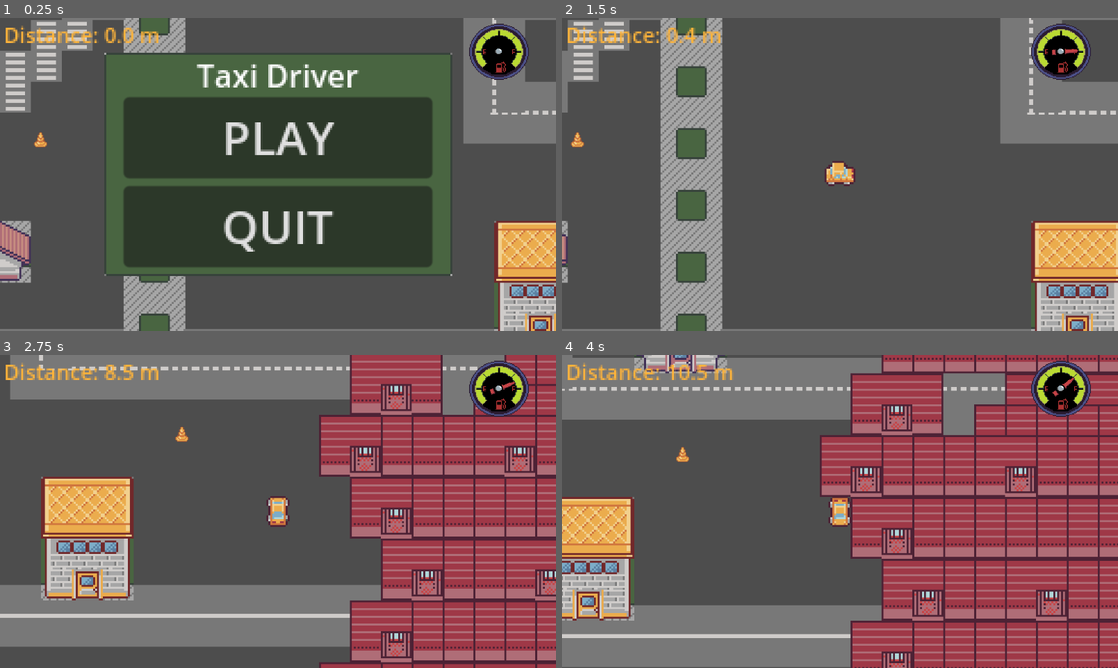
Above: before the commit, frames 1-4 (two rows, left to right).
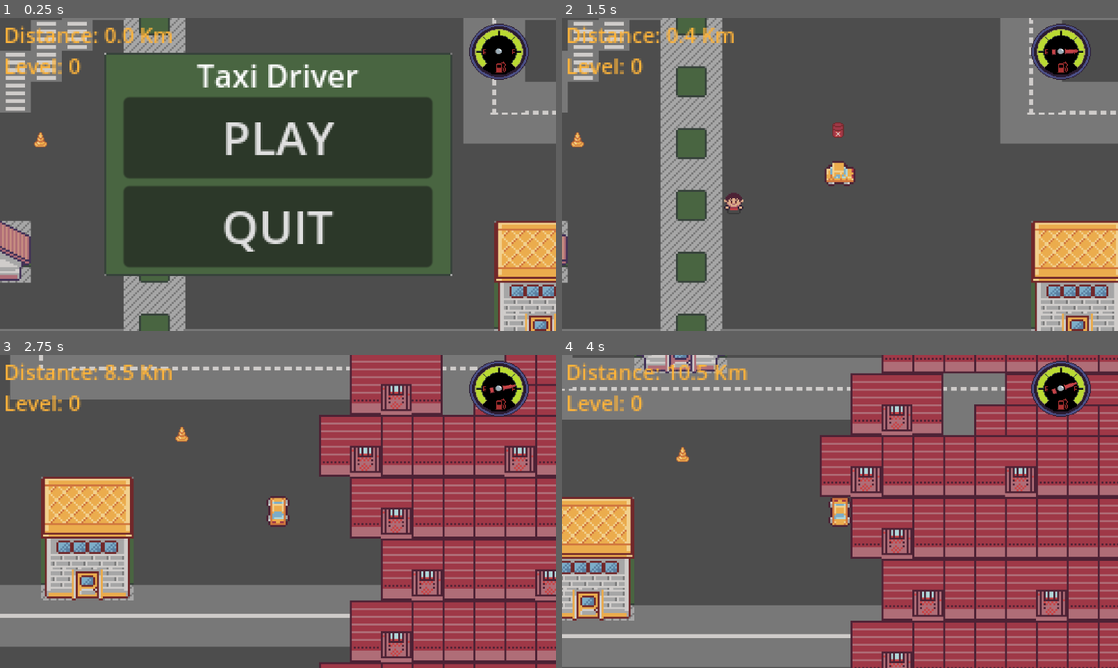
Above: after the commit, the same moments.

Repository: edoardoColi/Spaghetti
Game: Godot game, scene res://scenes/game.tscn
Same seed, same stepped clock (60 frames per second), same inputs: the game is played once before the commit and once after it.
Inputs:
- Up to frame 1 (0.25 s): no input
- Up to frame 2 (1.5 s): click "PLAY" at 0.5 s; tap Enter at 1.25 s; hold Right (ui_right) from 1.28 s (still down)
- Up to frame 3 (2.75 s): release Right (ui_right) at 2.03 s; hold Down (ui_down) from 2.03 s (still down)
- Up to frame 4 (4 s): release Down (ui_down) at 2.78 s; hold Right (ui_right) 2.78-3.53 s; hold Up (ui_up) from 3.53 s (still down)

The runs differ from the first frame. In frame 1, 0.5% of the frame differs, in the area x 1-31%, y 3-18%; in frame 2, 0.7%, in the area x 1-93%, y 3-62%; in frame 3, 0.5%; in frame 4, 0.5%.

Commit message:
consegna gioco con livelli

Diff:
--- /dev/null
+++ b/Piscine/taxi-driver/scenes/arrival.tscn
@@ -0,0 +1,20 @@
+[gd_scene load_steps=3 format=3 uid="uid://v4vsj8y2qnih"]
+
+[ext_resource type="Texture2D" uid="uid://v5lagtte4e1q" path="res://assets/sprites/bandierina.png" id="1_f01bg"]
+
+[sub_resource type="CapsuleShape2D" id="CapsuleShape2D_kx07h"]
+radius = 1.6666666
+height = 24.0
+
+[node name="Area2D" type="Area2D"]
+scale = Vector2(0.6, 0.6)
+collision_mask = 2
+
+[node name="Sprite2D" type="Sprite2D" parent="."]
+position = Vector2(5, -3.3333333)
+scale = Vector2(0.2, 0.2)
+texture = ExtResource("1_f01bg")
+
+[node name="CollisionShape2D" type="CollisionShape2D" parent="."]
+position = Vector2(0, -2)
+shape = SubResource("CapsuleShape2D_kx07h")
--- a/Piscine/taxi-driver/scenes/game.tscn
+++ b/Piscine/taxi-driver/scenes/game.tscn
@@ -6,6 +6,13 @@
 [ext_resource type="PackedScene" uid="uid://bjc4s1w1wsc1g" path="res://scenes/ui.tscn" id="3_u5sy4"]
 [ext_resource type="PackedScene" uid="uid://dtfnpqy4tm1w0" path="res://scenes/obstacle.tscn" id="4_iywne"]
 [ext_resource type="PackedScene" uid="uid://ldtp57sl81t" path="res://scenes/bomb.tscn" id="5_p57ef"]
+[ext_resource type="PackedScene" uid="uid://v4vsj8y2qnih" path="res://scenes/arrival.tscn" id="7_u5sy4"]
+[ext_resource type="PackedScene" uid="uid://chrlf66sn0bq" path="res://scenes/pax1.tscn" id="8_gee14"]
+[ext_resource type="PackedScene" uid="uid://oi3x7omuvcem" path="res://scenes/pax2.tscn" id="9_kvpfn"]
+[ext_resource type="PackedScene" uid="uid://dq0ew83e7rs1h" path="res://scenes/pax3.tscn" id="10_dinhu"]
+[ext_resource type="PackedScene" uid="uid://c8yrur5xlv1o0" path="res://scenes/pax4.tscn" id="11_kvuet"]
+[ext_resource type="Script" uid="uid://ciylviy0hkp6n" path="res://scripts/pax.gd" id="12_dinhu"]
+[ext_resource type="Script" uid="uid://dniw6fwxwm4to" path="res://scripts/arrival.gd" id="13_kvuet"]
 
 [sub_resource type="WorldBoundaryShape2D" id="WorldBoundaryShape2D_uwrxv"]
 distance = 9.0
@@ -89,6 +96,7 @@
 zoom = Vector2(4, 4)
 
 [node name="UI" parent="player/Camera2D" instance=ExtResource("3_u5sy4")]
+z_index = 16
 
 [node name="Screen_Frame" type="StaticBody2D" parent="."]
 
@@ -127,7 +135,7 @@
 rotation = -1.5707964
 
 [node name="Bomb" parent="Obstacles" instance=ExtResource("5_p57ef")]
-position = Vector2(55, -36)
+position = Vector2(-18.999979, -529)
 rotation = 1.5707964
 
 [node name="Obstacle2" parent="Obstacles" instance=ExtResource("4_iywne")]
@@ -147,7 +155,74 @@
 rotation = 1.5707964
 
 [node name="Bomb2" parent="Obstacles" instance=ExtResource("5_p57ef")]
-position = Vector2(-132, -82)
-rotation = 1.5707964
+position = Vector2(23.000015, -288)
+rotation = 1.5707964
+
+[node name="Levels" type="Node2D" parent="."]
+
+[node name="s1" parent="Levels" instance=ExtResource("8_gee14")]
+visible = false
+position = Vector2(-197, -47)
+script = ExtResource("12_dinhu")
+
+[node name="s2" parent="Levels" instance=ExtResource("9_kvpfn")]
+visible = false
+position = Vector2(-86, 145)
+script = ExtResource("12_dinhu")
+
+[node name="s3" parent="Levels" instance=ExtResource("10_dinhu")]
+visible = false
+position = Vector2(7, -87)
+script = ExtResource("12_dinhu")
+
+[node name="s4" parent="Levels" instance=ExtResource("11_kvuet")]
+visible = false
+position = Vector2(162, 35)
+script = ExtResource("12_dinhu")
+
+[node name="s5" parent="Levels" instance=ExtResource("9_kvpfn")]
+visible = false
+position = Vector2(-208, -138)
+script = ExtResource("12_dinhu")
+
+[node name="s6" parent="Levels" instance=ExtResource("8_gee14")]
+visible = false
+position = Vector2(-247, 91)
+script = ExtResource("12_dinhu")
+
+[node name="s7" parent="Levels" instance=ExtResource("11_kvuet")]
+visible = false
+position = Vector2(156, -53)
+script = ExtResource("12_dinhu")
+
+[node name="s8" parent="Levels" instance=ExtResource("10_dinhu")]
+visible = false
+position = Vector2(-42, 15)
+script = ExtResource("12_dinhu")
+
+[node name="casaBL" parent="Levels" instance=ExtResource("7_u5sy4")]
+visible = false
+z_index = 10
+position = Vector2(-152, 60)
+script = ExtResource("13_kvuet")
+
+[node name="casaBR" parent="Levels" instance=ExtResource("7_u5sy4")]
+visible = false
+z_index = 10
+position = Vector2(137, 90)
+script = ExtResource("13_kvuet")
+
+[node name="casaTL" parent="Levels" instance=ExtResource("7_u5sy4")]
+visible = false
+z_index = 10
+position = Vector2(-232, -70)
+script = ExtResource("13_kvuet")
+
+[node name="casaTR" parent="Levels" instance=ExtResource("7_u5sy4")]
+visible = false
+z_index = 10
+position = Vector2(185, -38)
+script = ExtResource("13_kvuet")
 
 [connection signal="distance_changed" from="player" to="player/Camera2D/UI" method="_on_player_distance_changed"]
+[connection signal="level_changed" from="player" to="player/Camera2D/UI" method="_on_player_level_changed"]
--- /dev/null
+++ b/Piscine/taxi-driver/scenes/pax1.tscn
@@ -0,0 +1,17 @@
+[gd_scene load_steps=3 format=3 uid="uid://chrlf66sn0bq"]
+
+[ext_resource type="Texture2D" uid="uid://c6vjf61om413a" path="res://assets/sprites/pax1.png" id="1_2e8pc"]
+
+[sub_resource type="CapsuleShape2D" id="CapsuleShape2D_kx07h"]
+radius = 5.0
+height = 16.0
+
+[node name="Area2D" type="Area2D"]
+scale = Vector2(0.7, 0.7)
+collision_mask = 2
+
+[node name="Sprite2D" type="Sprite2D" parent="."]
+texture = ExtResource("1_2e8pc")
+
+[node name="CollisionShape2D" type="CollisionShape2D" parent="."]
+shape = SubResource("CapsuleShape2D_kx07h")
--- /dev/null
+++ b/Piscine/taxi-driver/scenes/pax2.tscn
@@ -0,0 +1,17 @@
+[gd_scene load_steps=3 format=3 uid="uid://oi3x7omuvcem"]
+
+[ext_resource type="Texture2D" uid="uid://clt1yggwlqs8w" path="res://assets/sprites/pax2.png" id="1_yfbg1"]
+
+[sub_resource type="CapsuleShape2D" id="CapsuleShape2D_kx07h"]
+radius = 6.0
+height = 16.0
+
+[node name="Area2D" type="Area2D"]
+scale = Vector2(0.7, 0.7)
+collision_mask = 2
+
+[node name="Sprite2D" type="Sprite2D" parent="."]
+texture = ExtResource("1_yfbg1")
+
+[node name="CollisionShape2D" type="CollisionShape2D" parent="."]
+shape = SubResource("CapsuleShape2D_kx07h")
--- /dev/null
+++ b/Piscine/taxi-driver/scenes/pax3.tscn
@@ -0,0 +1,17 @@
+[gd_scene load_steps=3 format=3 uid="uid://dq0ew83e7rs1h"]
+
+[ext_resource type="Texture2D" uid="uid://dq8ne36csrpcf" path="res://assets/sprites/pax3.png" id="1_5ioby"]
+
+[sub_resource type="CapsuleShape2D" id="CapsuleShape2D_kx07h"]
+radius = 5.0
+height = 16.0
+
+[node name="Area2D" type="Area2D"]
+scale = Vector2(0.7, 0.7)
+collision_mask = 2
+
+[node name="Sprite2D" type="Sprite2D" parent="."]
+texture = ExtResource("1_5ioby")
+
+[node name="CollisionShape2D" type="CollisionShape2D" parent="."]
+shape = SubResource("CapsuleShape2D_kx07h")
--- /dev/null
+++ b/Piscine/taxi-driver/scenes/pax4.tscn
@@ -0,0 +1,17 @@
+[gd_scene load_steps=3 format=3 uid="uid://c8yrur5xlv1o0"]
+
+[ext_resource type="Texture2D" uid="uid://ccvkj5yk7thd2" path="res://assets/sprites/pax4.png" id="1_8arkb"]
+
+[sub_resource type="CapsuleShape2D" id="CapsuleShape2D_kx07h"]
+radius = 4.0
+height = 14.0
+
+[node name="Area2D" type="Area2D"]
+scale = Vector2(0.7, 0.7)
+collision_mask = 2
+
+[node name="Sprite2D" type="Sprite2D" parent="."]
+texture = ExtResource("1_8arkb")
+
+[node name="CollisionShape2D" type="CollisionShape2D" parent="."]
+shape = SubResource("CapsuleShape2D_kx07h")
--- a/Piscine/taxi-driver/scenes/ui.tscn
+++ b/Piscine/taxi-driver/scenes/ui.tscn
@@ -12,13 +12,19 @@
 script/source = "extends NinePatchRect
 
 @onready var meter_label: Label = $meters
+@onready var level_label: Label = $levels
 
 func _ready() -> void:
-	update_label(0.0)
-
-func update_label(distance: float) -> void:
+	update_labelM(0.0)
+	update_labelLV(0)
+
+func update_labelM(distance: float) -> void:
 	# Display distance rounded to 1 decimal, in meters for example
 	meter_label.text = \"Distance: %.1f m\" % distance
+
+func update_labelLV(score: int) -> void:
+	# Display distance rounded to 1 decimal, in meters for example
+	level_label.text = \"Level: %d\" % score
 "
 
 [node name="UI" type="Control"]
@@ -205,7 +211,24 @@
 grow_vertical = 0
 theme_override_colors/font_color = Color(0.99999946, 0.7067088, 0.22702873, 1)
 theme_override_font_sizes/font_size = 11
-text = "Distance: %.1f m"
+text = "Distance: %.1f km"
+
+[node name="levels" type="Label" parent="Score"]
+layout_mode = 1
+anchors_preset = 7
+anchor_left = 0.5
+anchor_top = 1.0
+anchor_right = 0.5
+anchor_bottom = 1.0
+offset_left = -142.0
+offset_top = -84.0
+offset_right = -17.0
+offset_bottom = -61.0
+grow_horizontal = 2
+grow_vertical = 0
+theme_override_colors/font_color = Color(0.99999946, 0.7067088, 0.22702873, 1)
+theme_override_font_sizes/font_size = 11
+text = "Level: %d"
 
 [connection signal="pressed" from="Menu/Options/Play" to="." method="_on_play_pressed"]
 [connection signal="pressed" from="Menu/Options/Quit" to="." method="_on_quit_pressed"]
--- /dev/null
+++ b/Piscine/taxi-driver/scripts/arrival.gd
@@ -0,0 +1,24 @@
+extends Area2D
+
+@onready var s1: Area2D = $"../s1"
+@onready var s2: Area2D = $"../s2"
+@onready var s3: Area2D = $"../s3"
+@onready var s4: Area2D = $"../s4"
+@onready var s5: Area2D = $"../s5"
+@onready var s6: Area2D = $"../s6"
+@onready var s7: Area2D = $"../s7"
+@onready var s8: Area2D = $"../s8"
+
+func _ready() -> void:
+	connect("body_entered", Callable(self, "_on_body_entered"))
+	randomize() # ensures randomness each game run
+
+func _on_body_entered(body: Node) -> void:
+	if not self.is_visible_in_tree():
+		return
+
+	if body.level_up():
+		visible = false
+		var pax = [s1,s2,s3,s4,s5,s6,s7,s8]
+		var random_pax = pax[randi_range(0, pax.size() - 1)]
+		random_pax.visible = true
--- /dev/null
+++ b/Piscine/taxi-driver/scripts/pax.gd
@@ -0,0 +1,19 @@
+extends Area2D
+
+@onready var casabl: Area2D = $"../casaBL"
+@onready var casatl: Area2D = $"../casaTL"
+@onready var casabr: Area2D = $"../casaBR"
+@onready var casatr: Area2D = $"../casaTR"
+
+func _ready() -> void:
+	connect("body_entered", Callable(self, "_on_body_entered"))
+	randomize() # ensures randomness each game run
+
+func _on_body_entered(body: Node) -> void:
+	if not self.is_visible_in_tree():
+		return
+	if body.load_pax():
+		visible = false
+		var casas = [casabl, casatl, casabr, casatr]
+		var random_casa = casas[randi_range(0, casas.size() - 1)]
+		random_casa.visible = true
--- a/Piscine/taxi-driver/scripts/player.gd
+++ b/Piscine/taxi-driver/scripts/player.gd
@@ -5,26 +5,46 @@
 const FRICTION = 800.0
 
 # Fuel system
-var fuel: float = 100.0
-const MAX_FUEL: float = 100.0
+var fuel: float = 200.0
+const MAX_FUEL: float = 200.0
 const FUEL_CONSUMPTION: float = 8.0  # fuel per second
 
 var stunned: bool = false
 var explode: bool = false
 
+var free: bool = true
+var level: int = 0
+
 # --- Distance tracking ---
 var total_distance: float = 0.0
 var last_position: Vector2
 signal distance_changed(distance: float)
+signal level_changed(level: int)
 
 @onready var anim_sprite: AnimatedSprite2D = $AnimatedSprite2D
 @onready var collision_updown: CollisionShape2D = $CollisionUpDown
 @onready var collision_leftright: CollisionShape2D = $CollisionLeftRight
 @onready var fuel_level: NinePatchRect = $Camera2D/UI/Tank/Level
 @onready var gameover: NinePatchRect = $Camera2D/UI/Gameover
+@onready var s1 = $"../Levels/s1"
+@onready var s2 = $"../Levels/s2"
+@onready var s3 = $"../Levels/s3"
+@onready var s6 = $"../Levels/s6"
+@onready var s7 = $"../Levels/s7"
+@onready var s8 = $"../Levels/s8"
 
 func _ready() -> void:
 	last_position = global_position
+	randomize() # ensure randomness
+	var all_nodes = [s1, s2, s3, s6, s7, s8]
+	var subset_size = randi_range(1, 4)
+
+	# shuffle the array and take the first `subset_size` elements
+	all_nodes.shuffle()
+	var subset = all_nodes.slice(0, subset_size)
+	for node in subset:
+		if node:
+			node.visible = true
 
 func _physics_process(delta: float) -> void:
 	# --- Input only works if NOT stunned ---
@@ -108,6 +128,23 @@
 	var t = get_tree().create_timer(duration)
 	t.timeout.connect(func(): explode = false)
 
+func load_pax() -> bool:
+	if not free:
+		return false
+	else:
+		free = false
+		return true
+
+func level_up() -> bool:
+	if free:
+		return false
+	else:
+		level += 1
+		level_changed.emit(level)
+		fuel += 30
+		free = true
+		return true
+
 func update_fuel_UI() -> void:
 	# Map fuel 0..MAX_FUEL to angle -125..-45 degrees
 	var t = fuel / MAX_FUEL
--- a/Piscine/taxi-driver/scripts/ui.gd
+++ b/Piscine/taxi-driver/scripts/ui.gd
@@ -1,6 +1,7 @@
 extends Control
 
 @onready var meter_label: Label = $Score/meters
+@onready var level_label: Label = $Score/levels
 @onready var pause_menu: NinePatchRect = $Menu
 @onready var end_screen: NinePatchRect = $Gameover
 @onready var fuel_indicator: NinePatchRect = $Tank/Level
@@ -10,7 +11,8 @@
 	end_screen.visible = false
 	pause_menu.visible = true  # Ensure hidden at start
 	fuel_indicator.visible = false
-	update_label(0.0)
+	update_labelM(0.0)
+	update_labelLV(0)
 
 func _process(_delta: float) -> void:
 	if Input.is_action_just_pressed("pause_game"):
@@ -22,12 +24,19 @@
 	fuel_indicator.visible = false
 	pause_menu.visible = tree.paused
 
-func update_label(distance: float) -> void:
-	meter_label.text = "Distance: %.1f m" % distance
+func update_labelM(distance: float) -> void:
+	meter_label.text = "Distance: %.1f Km" % distance
 
 # This will be called when Player emits the distance_changed signal
 func _on_player_distance_changed(distance: float) -> void:
-	update_label(distance)
+	update_labelM(distance)
+
+func update_labelLV(score: int) -> void:
+	level_label.text = "Level: %d" % score
+
+# This will be called when Player emits the level_changed signal
+func _on_player_level_changed(score: int) -> void:
+	update_labelLV(score)
 
 func _on_play_pressed() -> void:
 	pause_menu.visible = false
Binary file added: Piscine/taxi-driver/assets/sprites/bandierina.png
Not shown, added: Piscine/taxi-driver/assets/sprites/bandierina.png.import
Binary file added: Piscine/taxi-driver/assets/sprites/pax1.png
Not shown, added: Piscine/taxi-driver/assets/sprites/pax1.png.import
Binary file added: Piscine/taxi-driver/assets/sprites/pax2.png
Not shown, added: Piscine/taxi-driver/assets/sprites/pax2.png.import
Binary file added: Piscine/taxi-driver/assets/sprites/pax3.png
Not shown, added: Piscine/taxi-driver/assets/sprites/pax3.png.import
Binary file added: Piscine/taxi-driver/assets/sprites/pax4.png
Not shown, added: Piscine/taxi-driver/assets/sprites/pax4.png.import
Not shown: 1 places in Piscine/taxi-driver/scenes/game.tscn that only renumber resources
Not shown, added: Piscine/taxi-driver/scripts/arrival.gd.uid
(and 6 more such lines)
